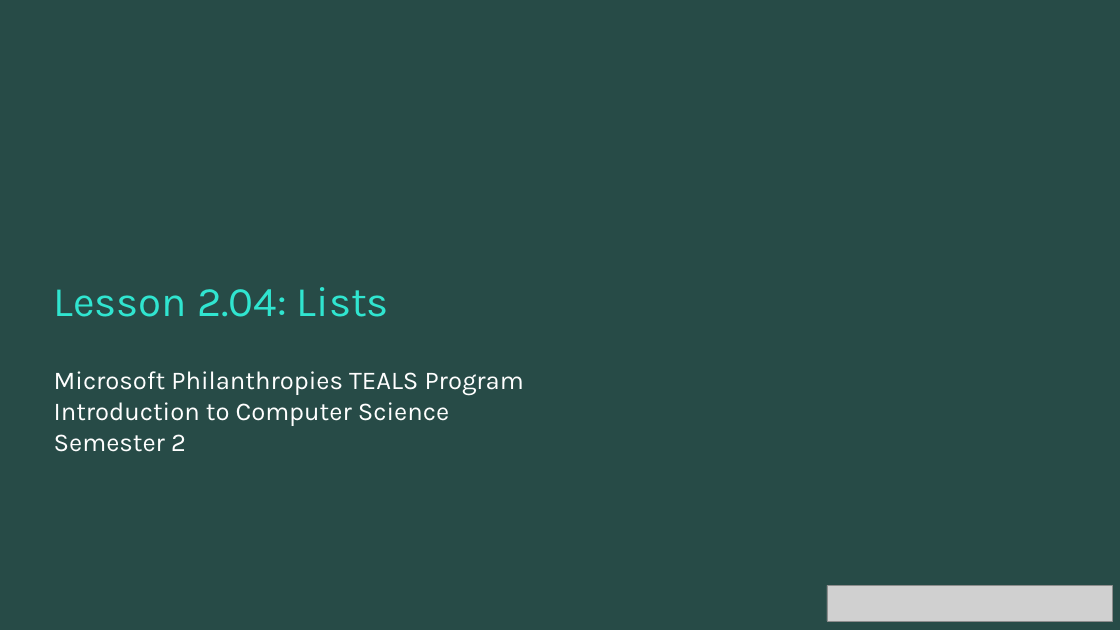
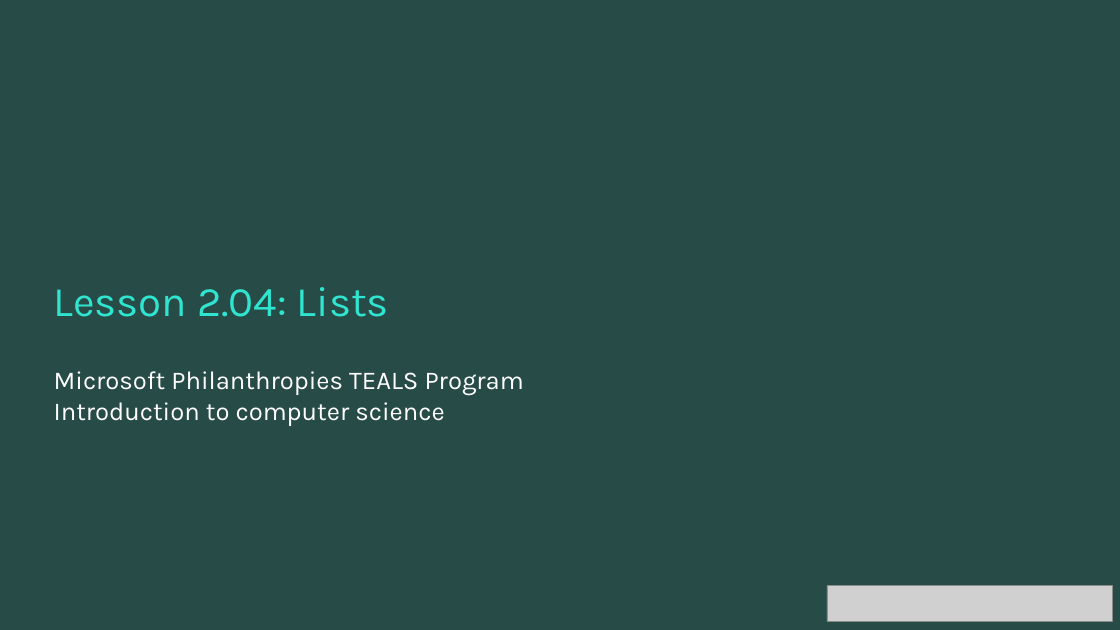
Before and after one commit to TEALSK12/2nd-semester-introduction-to-computer-science, a slide deck: slide 1 of units/2_unit/slidedecks/Intro Python 2.04 TEALS.pptx. Drawn at 1120x630 pixels with LibreOffice and Linux fonts; fonts in the diff are those of the drawing; grey boxes stand for pictures; background and template pictures are left out. Boxes give left, top, right and bottom in pixels: in the first picture for what was removed or moved away, otherwise in the second. Text is boxed around its words. In the diff, an @@ line names an element or a change of style, - is before the commit and + after.

```diff
--- a/units/2_unit/slidedecks/Intro Python 2.04 TEALS.pptx
+++ b/units/2_unit/slidedecks/Intro Python 2.04 TEALS.pptx
@@ text at (54, 402, 444, 426): text changed @@
-Introduction to Computer Science
-Semester 2
+Introduction to computer science
```
Also in this commit, not shown: 10 other slides changed.
